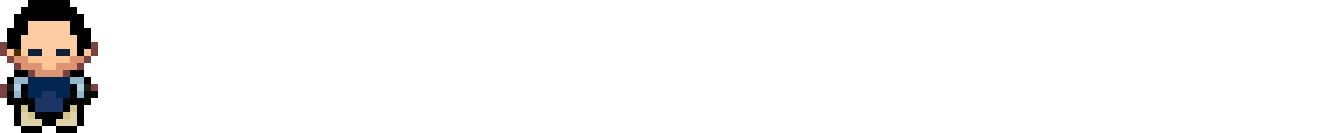
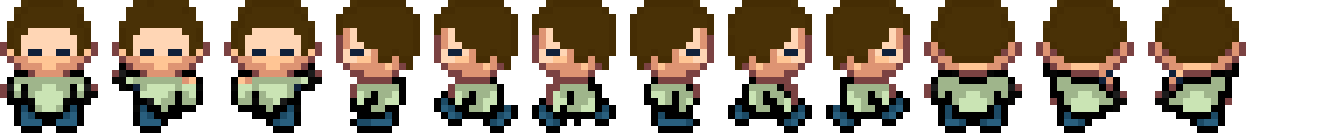
Layer changes from the first 1330x133 image to the second:
added layer "Layer 12" above "Layer 11" over (1148, 0, 1246, 133)
added layer "Layer 11" above "Layer 10" over (1036, 0, 1134, 133)
added layer "Layer 10" above "Layer 9" over (924, 0, 1022, 133)
added layer "Layer 9" above "Layer 8" over (826, 0, 910, 133)
added layer "Layer 8" above "Layer 7" over (728, 0, 812, 133)
added layer "Layer 7" above "Layer 6" over (630, 0, 714, 133)
added layer "Layer 6" above "Layer 5" over (532, 0, 616, 133)
added layer "Layer 5" above "Layer 4" over (434, 0, 518, 133)
added layer "Layer 4" above "Layer 3" over (336, 0, 420, 133)
added layer "Layer 3" above "Layer 2" over (224, 0, 322, 133)
added layer "Layer 2" above "Layer 1" over (112, 0, 210, 133)
painted on "Layer 1" over (7, 0, 91, 126)
